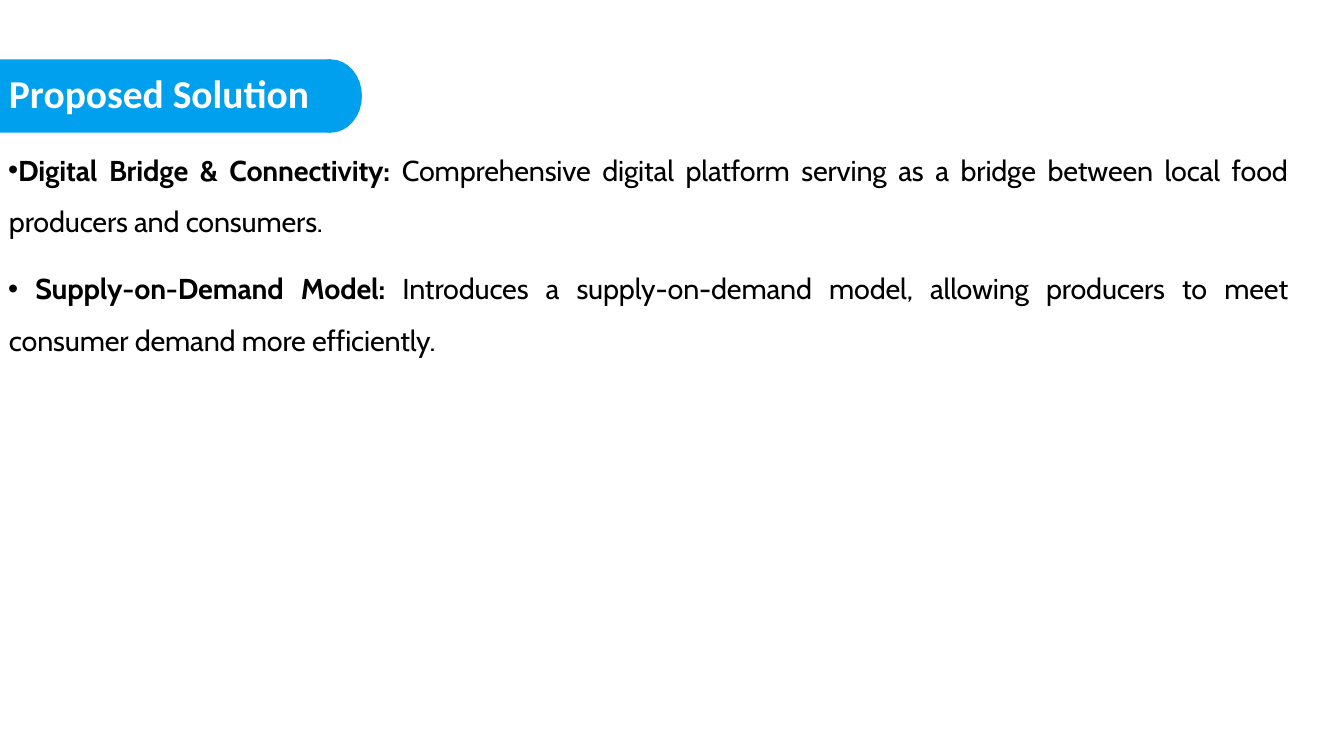
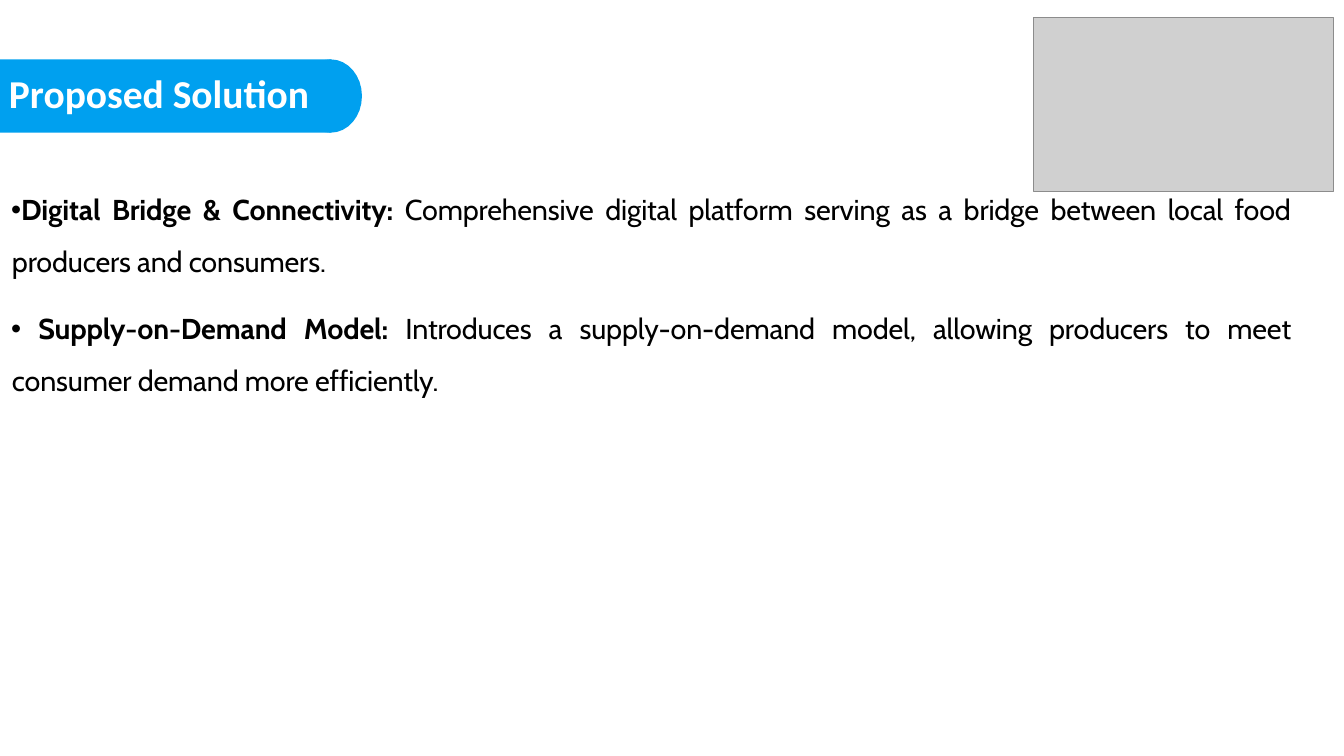
Before and after one commit to nisarggandhi21/Taste-of-Home, a slide deck: slide 4 of Taste-of-Home.pptx. Drawn at 1344x756 pixels with LibreOffice and Linux fonts; fonts in the diff are those of the drawing; grey boxes stand for pictures; background and template pictures are left out. Boxes give left, top, right and bottom in pixels: in the first picture for what was removed or moved away, otherwise in the second. Text is boxed around its words. In the diff, an @@ line names an element or a change of style, - is before the commit and + after.

```diff
--- a/Taste-of-Home.pptx
+++ b/Taste-of-Home.pptx
@@ picture added at bbox=[1034, 17, 1333, 191] @@
@@ text "Digital Bridge & Connectivity: Comprehensive ...": place and size @@
-text "Digital Bridge & Connectivity: Comprehensive ..." at bbox=[9, 159, 1288, 358]
+text "Digital Bridge & Connectivity: Comprehensive ..." at bbox=[12, 198, 1291, 398]
```
Also in this commit, not shown: 28 other slides changed, 12 slides added, 1 slide removed, 7 other files.
